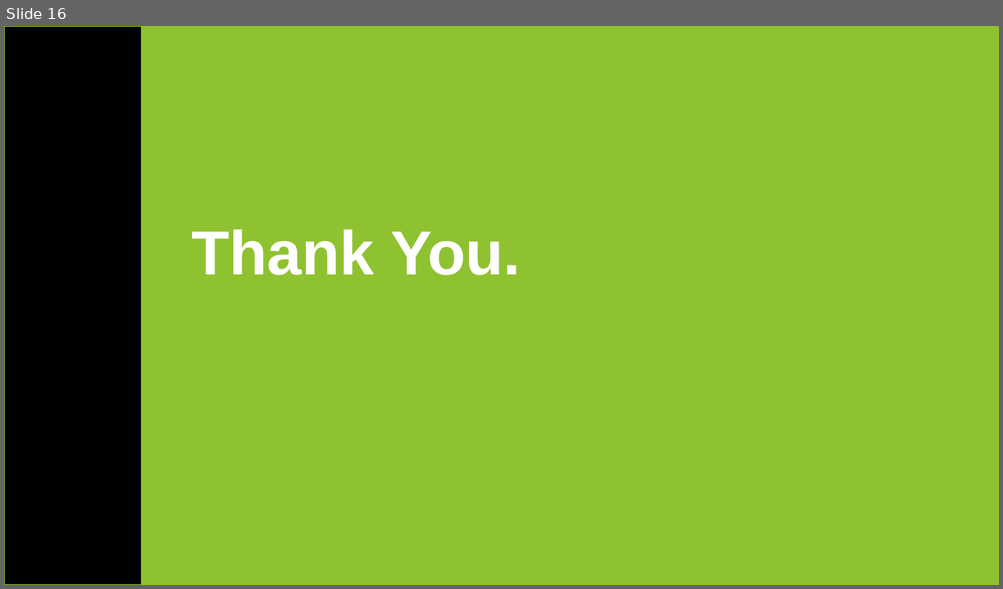
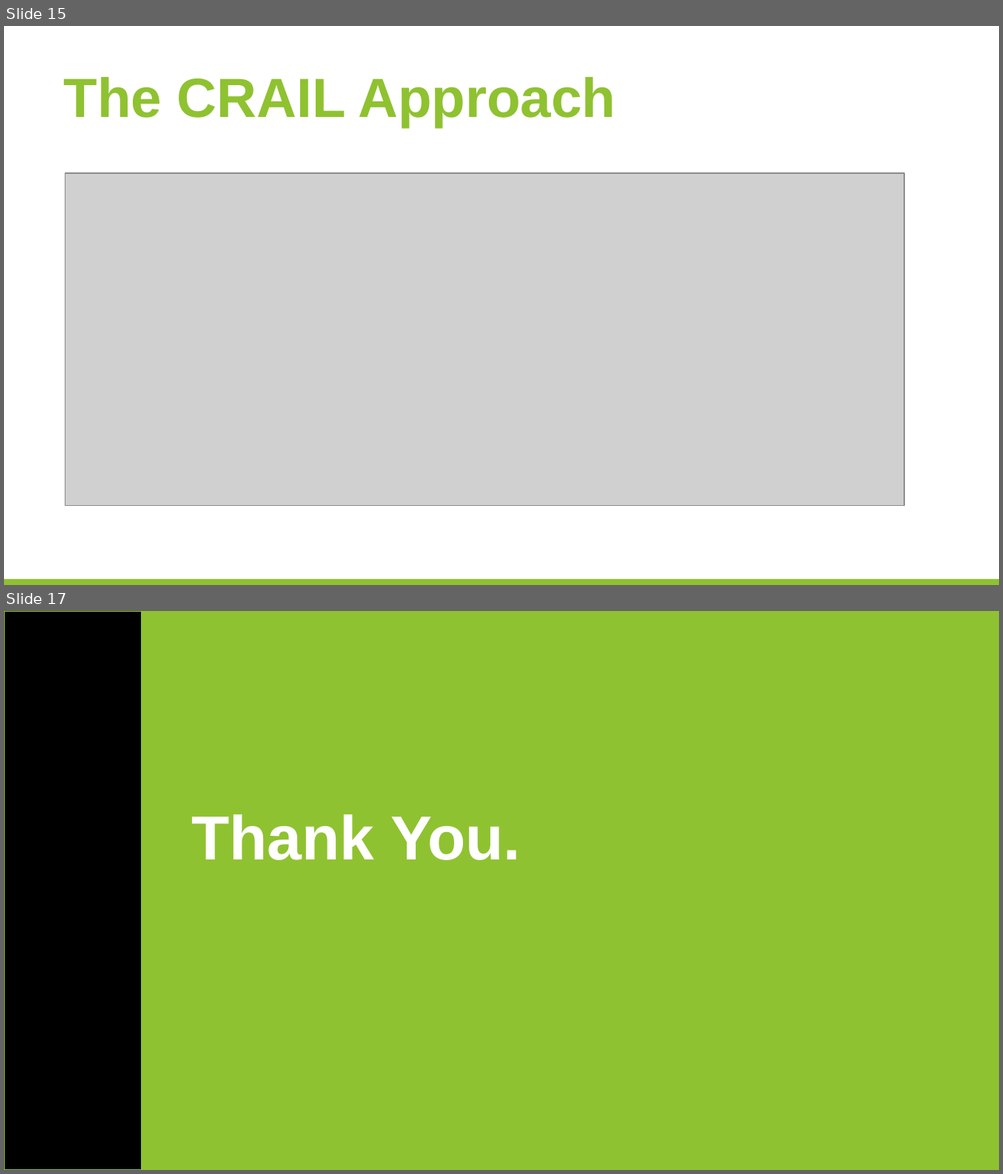
Before and after one commit to huangyibo/spark-summit-17, a slide deck: template.odp. Shown one above the other, each under a label of ours: slide 16 before the commit, slides 15 and 17 after it; the slides between them are not shown. The pictures are 1003x589 and 1003x1174 pixels, drawn with LibreOffice and Linux fonts; fonts in the diff are those of the drawing; grey boxes stand for pictures; background and template pictures are left out. Boxes give left, top, right and bottom in pixels: in the first picture for what was removed or moved away, otherwise in the second. Text is boxed around its words. In the diff, an @@ line names an element or a change of style, - is before the commit and + after.

```diff
--- a/template.odp
+++ b/template.odp
@@ slide 15 added at (4, 26, 999, 585), background #FFFFFF @@
@@ title added at (64, 77, 615, 127), 40 pt, text #8FC230, bold @@
+The CRAIL Approach
@@ picture added at (65, 173, 904, 506) @@
@@ rectangle added at (4, 580, 999, 585), fill #8FC230 @@
@@ what was slide 16 is now slide 17 @@
```
Also in this commit, not shown: 1 slide changed, 1 other slide added.
